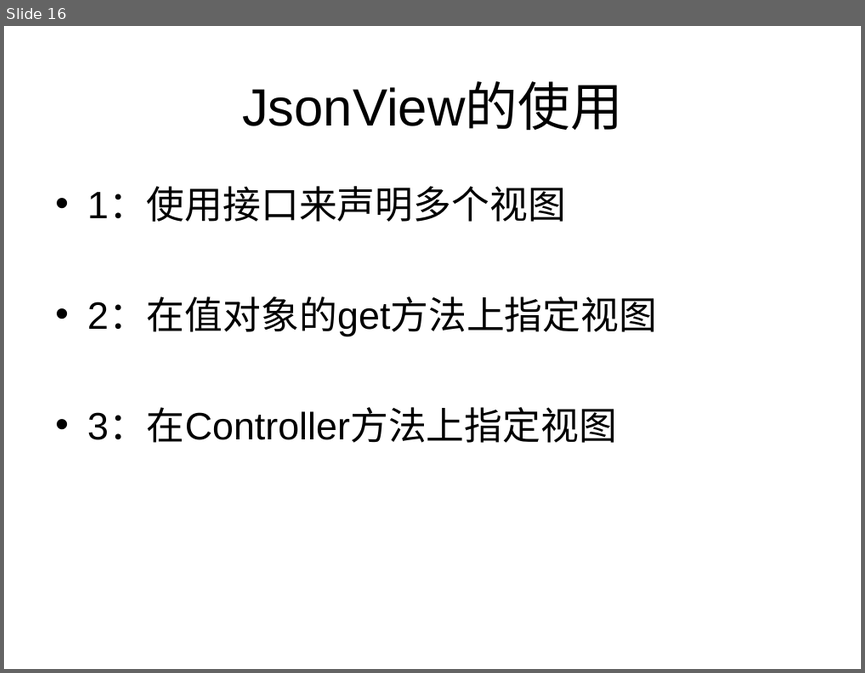
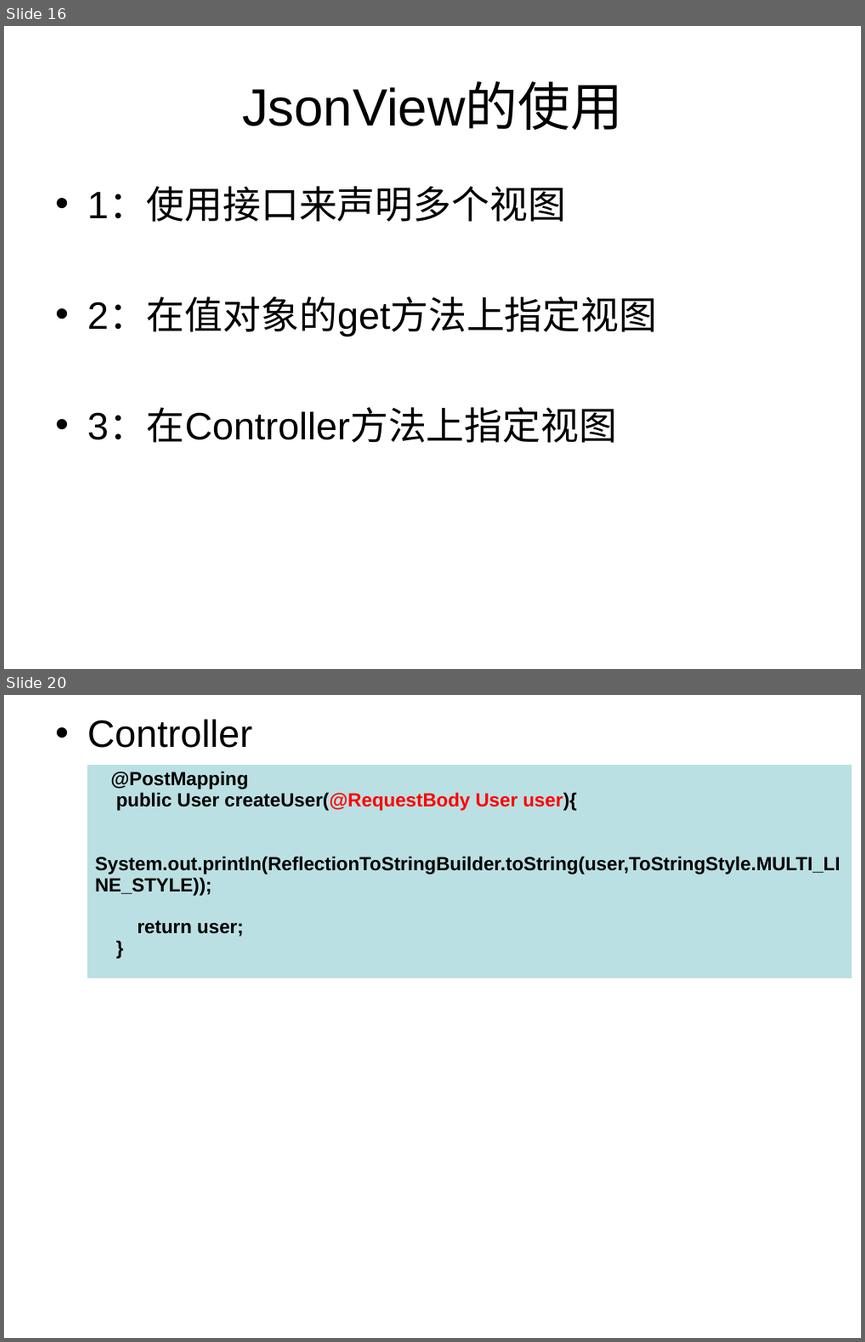
Before and after one commit to HangStarLi/Spring-Security, a slide deck: SpringSecurity.ppt. Shown one above the other, each under a label of ours: slide 16 before the commit, slides 16 and 20 after it; the slides between them are not shown. The pictures are 865x673 and 865x1342 pixels, drawn with LibreOffice and Linux fonts; fonts in the diff are those of the drawing. Boxes give left, top, right and bottom in pixels: in the first picture for what was removed or moved away, otherwise in the second. Text is boxed around its words. In the diff, an @@ line names an element or a change of style, - is before the commit and + after.

```diff
--- a/SpringSecurity.ppt
+++ b/SpringSecurity.ppt
@@ slide 20 added at [4,695,861,1338], background #FFFFFF @@
@@ text added at [87,719,252,748], 32 pt, text #000000 @@
+• Controller
@@ table added at [86,765,851,979], 1 rows, 1 columns @@
+@PostMapping / public User createUser(@RequestBody User user){ / System.out.println(ReflectionToStringBuilder.toString(user,ToStringStyle.MULTI_LINE_STYLE)); / return user; / }
```
Also in this commit, not shown: 1 slide changed, 3 other slides added, 6 other files.
